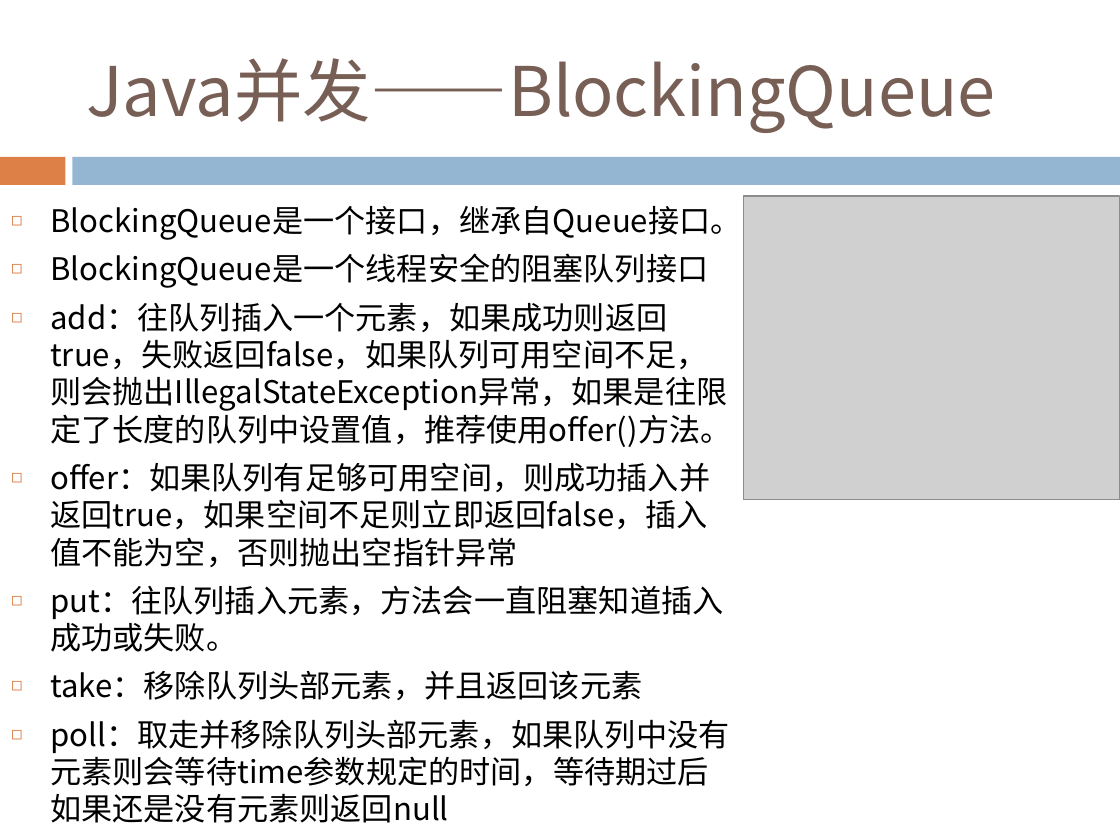
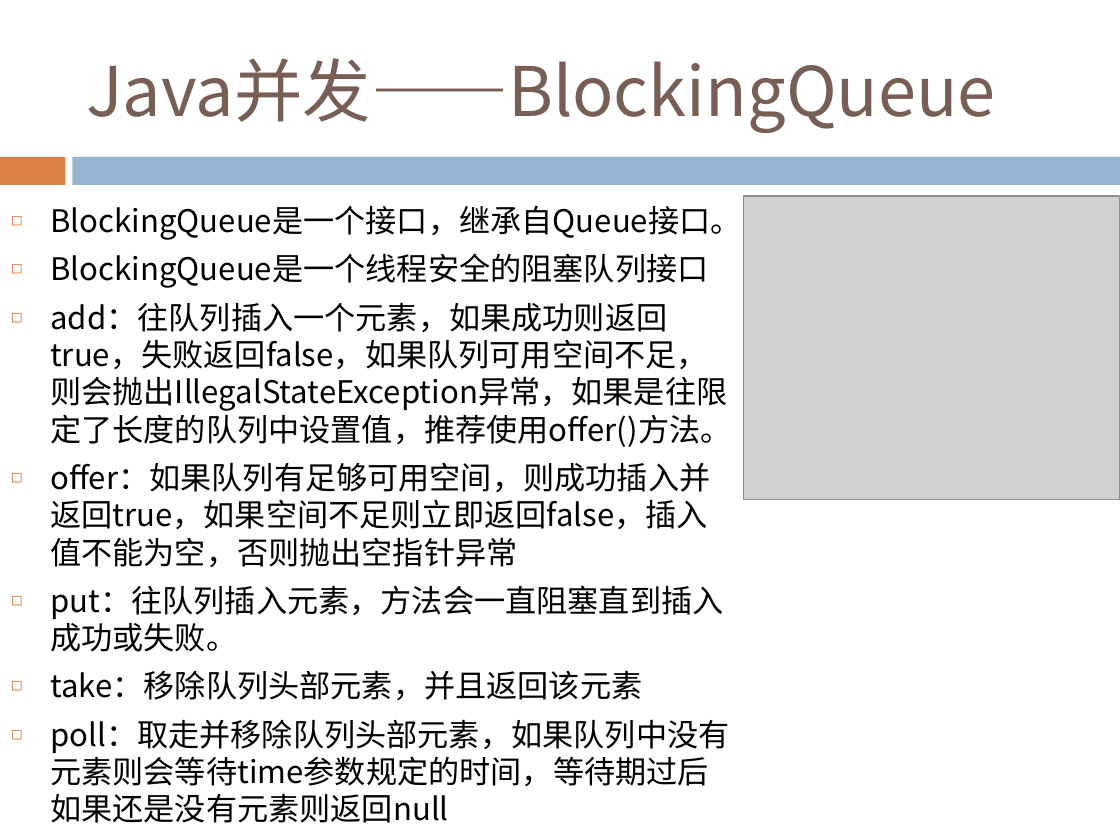
Before and after one commit to Costriod/study, a slide deck: slide 90 of Java基础.pptx. Drawn at 1120x840 pixels with LibreOffice and Linux fonts; fonts in the diff are those of the drawing; grey boxes stand for pictures. Boxes give left, top, right and bottom in pixels: in the first picture for what was removed or moved away, otherwise in the second. Text is boxed around its words. In the diff, an @@ line names an element or a change of style, - is before the commit and + after.

```diff
--- a/Java基础.pptx
+++ b/Java基础.pptx
@@ text at (50,585,723,652): text changed @@
-◻ put：往队列插入元素，方法会一直阻塞知道插入成功或失败。
+◻ put：往队列插入元素，方法会一直阻塞直到插入成功或失败。
```
Also in this commit, not shown: 2 other slides changed.
